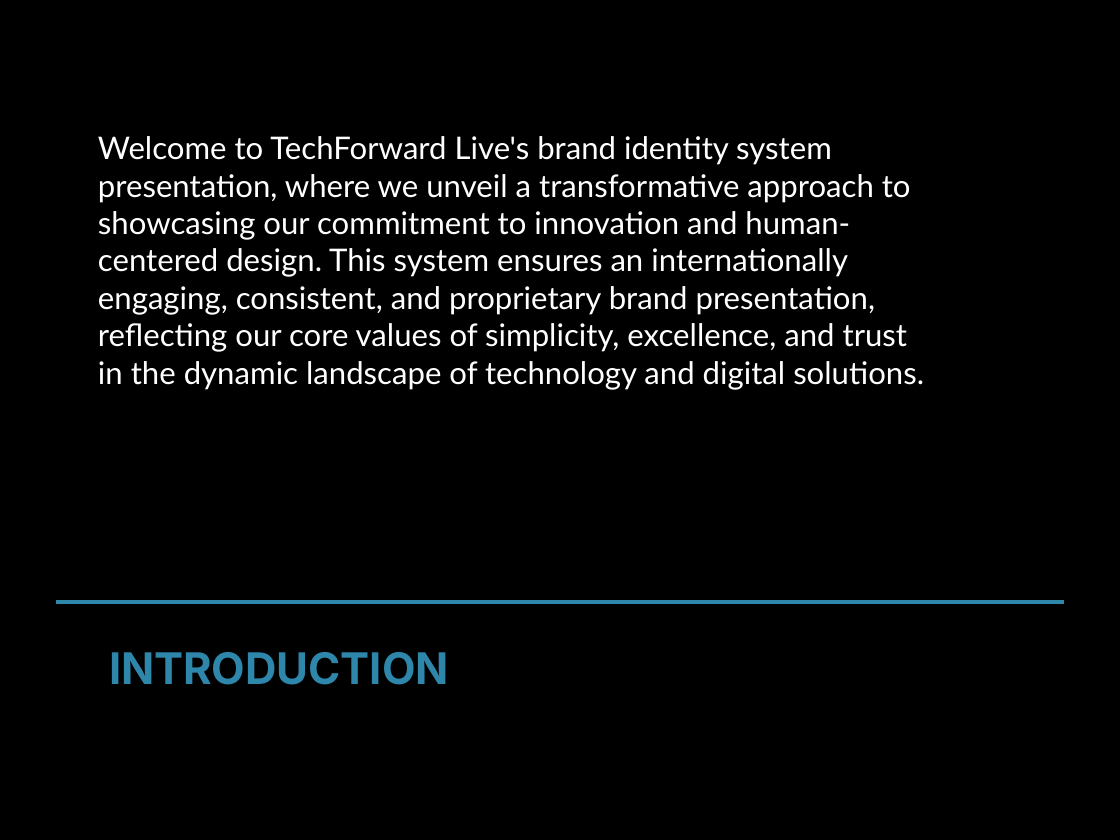
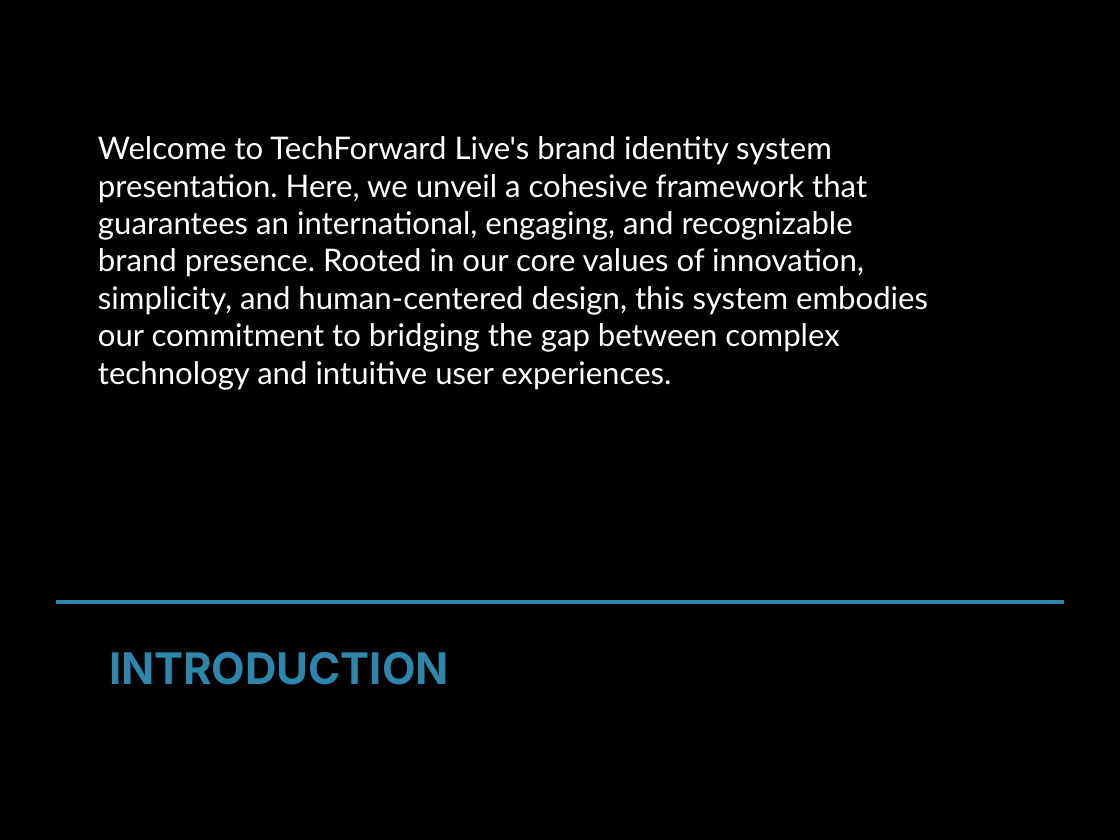
Before and after one commit to md-anas-sabah/brand_book_generator_crewai, a slide deck: slide 3 of output/techforward_live/techforward_live_enhanced_brand_book.pptx. Drawn at 1120x840 pixels with LibreOffice and Linux fonts; fonts in the diff are those of the drawing. Boxes give left, top, right and bottom in pixels: in the first picture for what was removed or moved away, otherwise in the second. Text is boxed around its words. In the diff, an @@ line names an element or a change of style, - is before the commit and + after.

```diff
--- a/output/techforward_live/techforward_live_enhanced_brand_book.pptx
+++ b/output/techforward_live/techforward_live_enhanced_brand_book.pptx
@@ text at (98, 136, 928, 389): text changed @@
-Welcome to TechForward Live's brand identity system presentation, where we unveil a transformative approach to showcasing our commitment to innovation and human-centered design. This system ensures an internationally engaging, consistent, and proprietary brand presentation, reflecting our core values of simplicity, excellence, and trust in the dynamic landscape of technology and digital solutions.
+Welcome to TechForward Live's brand identity system presentation. Here, we unveil a cohesive framework that guarantees an international, engaging, and recognizable brand presence. Rooted in our core values of innovation, simplicity, and human-centered design, this system embodies our commitment to bridging the gap between complex technology and intuitive user experiences.
```
Also in this commit, not shown: 7 other slides changed, 1 other file.
